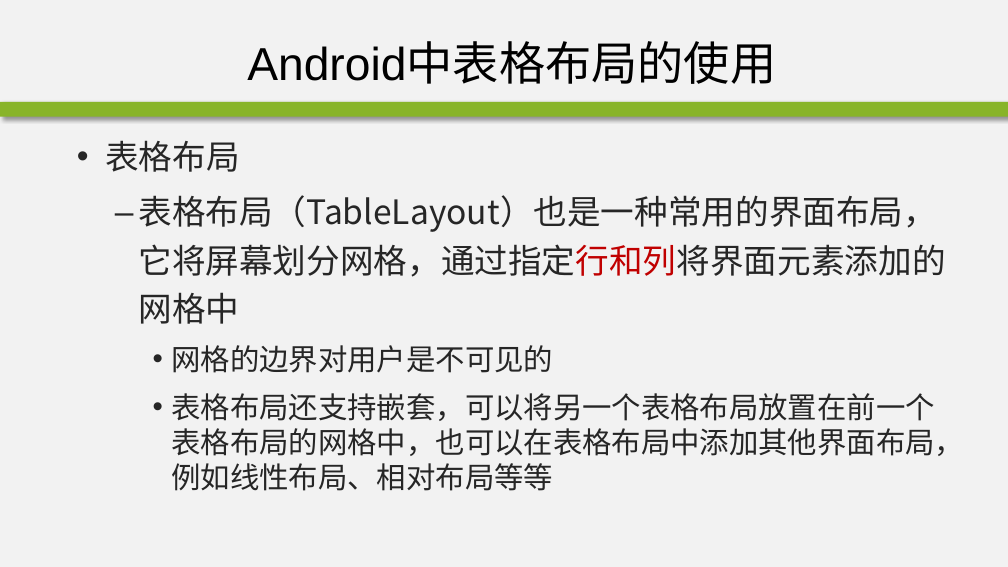
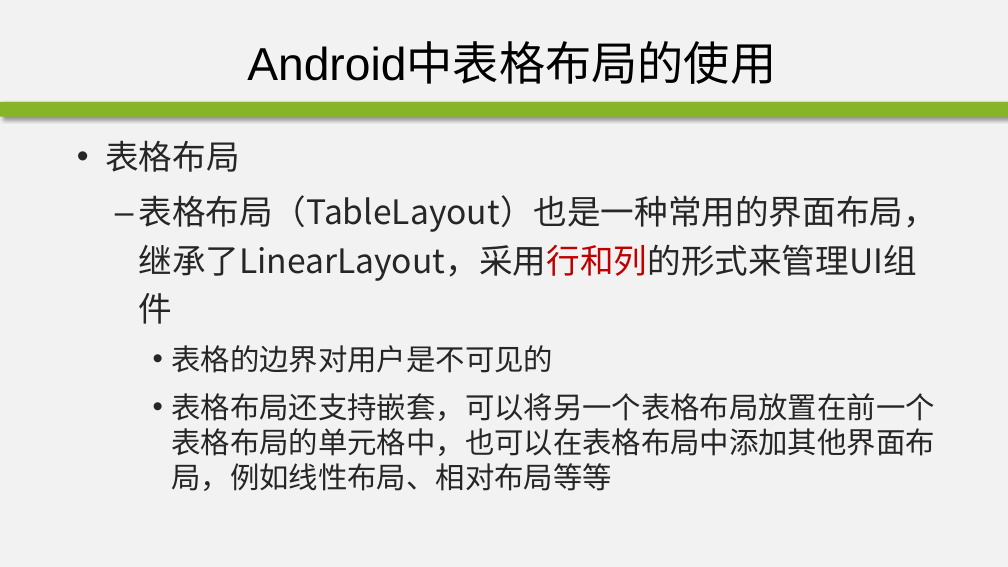
Before and after one commit to edu2act/course-android, a slide deck: slide 32 of materials/slides/ch02-2.pptx (slide 43 before the commit). Drawn at 1008x567 pixels with LibreOffice and Linux fonts; fonts in the diff are those of the drawing; background and template pictures are left out. Boxes give left, top, right and bottom in pixels: in the first picture for what was removed or moved away, otherwise in the second. Text is boxed around its words. In the diff, an @@ line names an element or a change of style, - is before the commit and + after.

```diff
--- a/materials/slides/ch02-2.pptx
+++ b/materials/slides/ch02-2.pptx
@@ text at bbox=[138, 195, 937, 491]: text changed @@
-  – 表格布局（TableLayout）也是一种常用的界面布局，它将屏幕划分网格，通过指定行和列将界面元素添加的网格中
-    • 网格的边界对用户是不可见的
-    • 表格布局还支持嵌套，可以将另一个表格布局放置在前一个表格布局的网格中，也可以在表格布局中添加其他界面布局，例如线性布局、相对布局等等
+  – 表格布局（TableLayout）也是一种常用的界面布局，继承了LinearLayout，采用行和列的形式来管理UI组件
+    • 表格的边界对用户是不可见的
+    • 表格布局还支持嵌套，可以将另一个表格布局放置在前一个表格布局的单元格中，也可以在表格布局中添加其他界面布局，例如线性布局、相对布局等等
```
Also in this commit, not shown: 21 other slides changed, 5 slides added, 6 slides removed, 1 other file.
